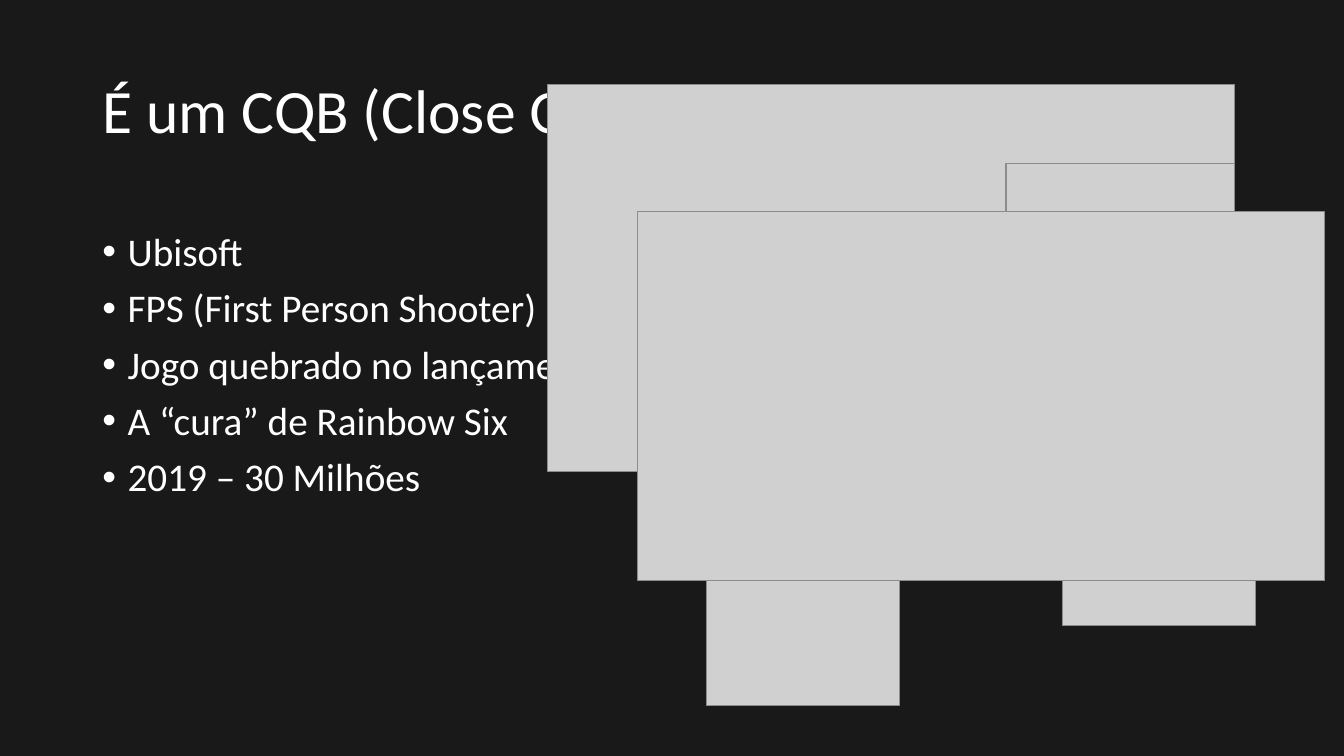
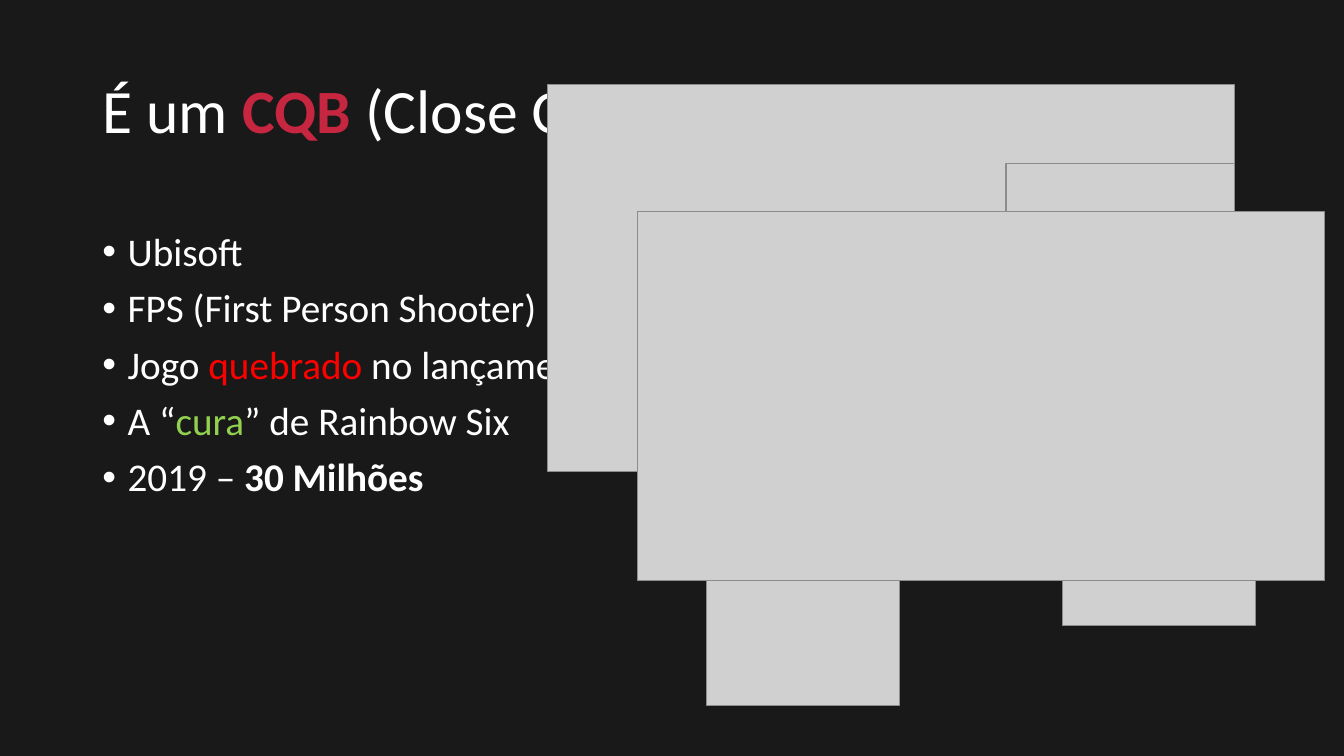
Before and after one commit to KaiqueFigu1/R6CC---Projeto-individual, a slide deck: slide 2 of Apresentação/Apresentação R6CC.pptx. Drawn at 1344x756 pixels with LibreOffice and Linux fonts; fonts in the diff are those of the drawing; grey boxes stand for pictures. Boxes give left, top, right and bottom in pixels: in the first picture for what was removed or moved away, otherwise in the second. Text is boxed around its words. In the diff, an @@ line names an element or a change of style, - is before the commit and + after.

```diff
--- a/Apresentação/Apresentação R6CC.pptx
+++ b/Apresentação/Apresentação R6CC.pptx
@@ title "É um CQB (Close Quarters ..." at bbox=[102, 82, 930, 148]: text colour #FFFFFF to #C72641, bold on in "CQB" @@
@@ text at bbox=[128, 346, 609, 492]: text colour #FFFFFF to #FF0000 in "quebrado"; text colour #FFFFFF to #92D050 in "“cura”"; bold on in "30 Milhões" @@
```
Also in this commit, not shown: 1 slide added, 1 slide removed.
